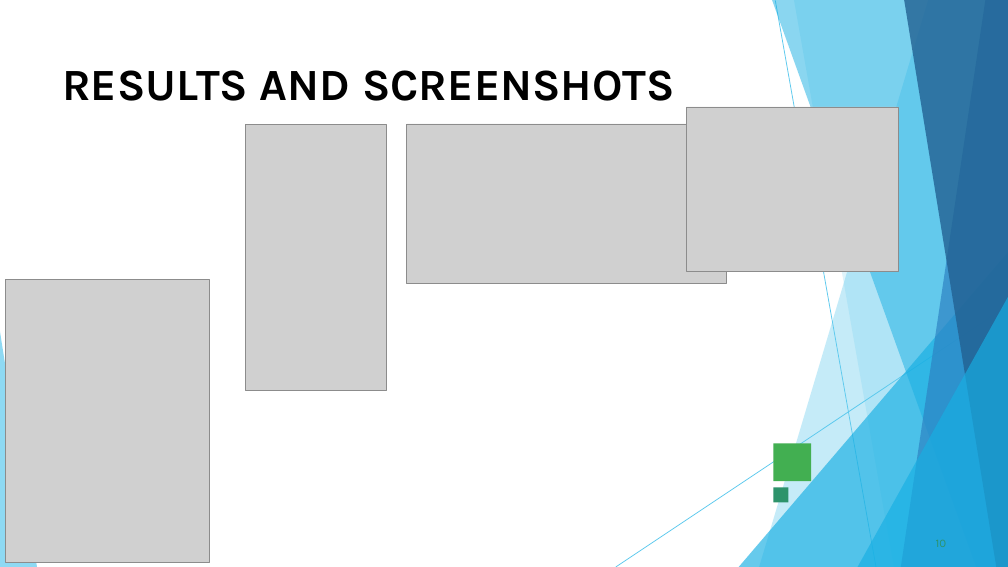
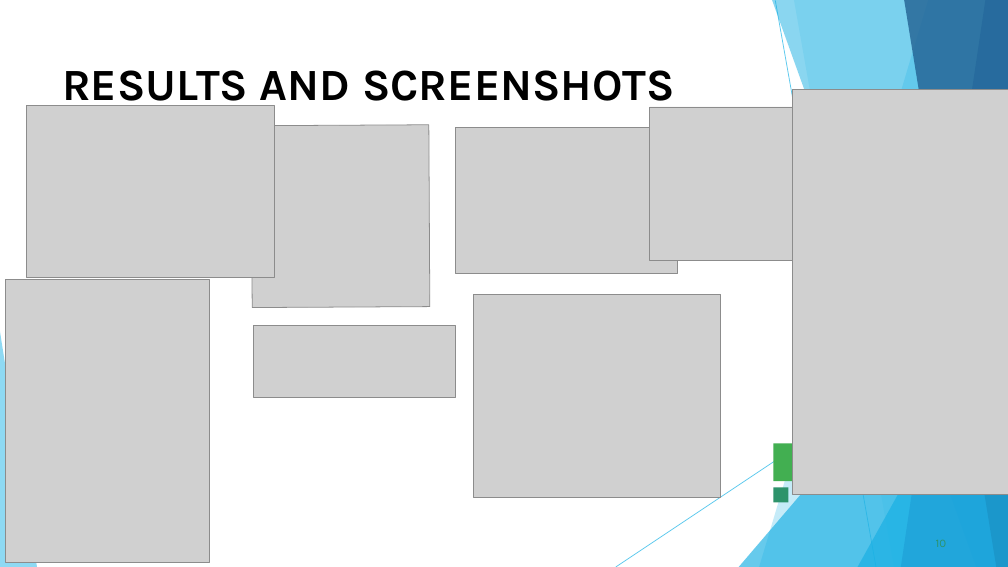
Before and after one commit to reshma225217/TNSDC-FWD-DigitalPortfoli, a slide deck: slide 10 of PPT FWD TNSDC 2025.pptx. Drawn at 1008x567 pixels with LibreOffice and Linux fonts; fonts in the diff are those of the drawing; grey boxes stand for pictures. Boxes give left, top, right and bottom in pixels: in the first picture for what was removed or moved away, otherwise in the second. Text is boxed around its words. In the diff, an @@ line names an element or a change of style, - is before the commit and + after.

```diff
--- a/PPT FWD TNSDC 2025.pptx
+++ b/PPT FWD TNSDC 2025.pptx
@@ picture added at bbox=[792, 89, 1008, 495] @@
@@ picture added at bbox=[26, 105, 274, 278] @@
@@ picture: place and size @@
-picture at bbox=[687, 107, 898, 271]
+picture at bbox=[650, 107, 792, 260]
@@ picture at bbox=[251, 125, 430, 308]: rotation 0 to 359 degrees @@
@@ picture at bbox=[455, 128, 678, 274]: rotation 0 to 180 degrees @@
@@ picture added at bbox=[473, 294, 721, 498] @@
@@ picture added at bbox=[254, 325, 456, 398] @@
```
Also in this commit, not shown: 8 other slides changed, 1 slide added, 1 slide removed.
